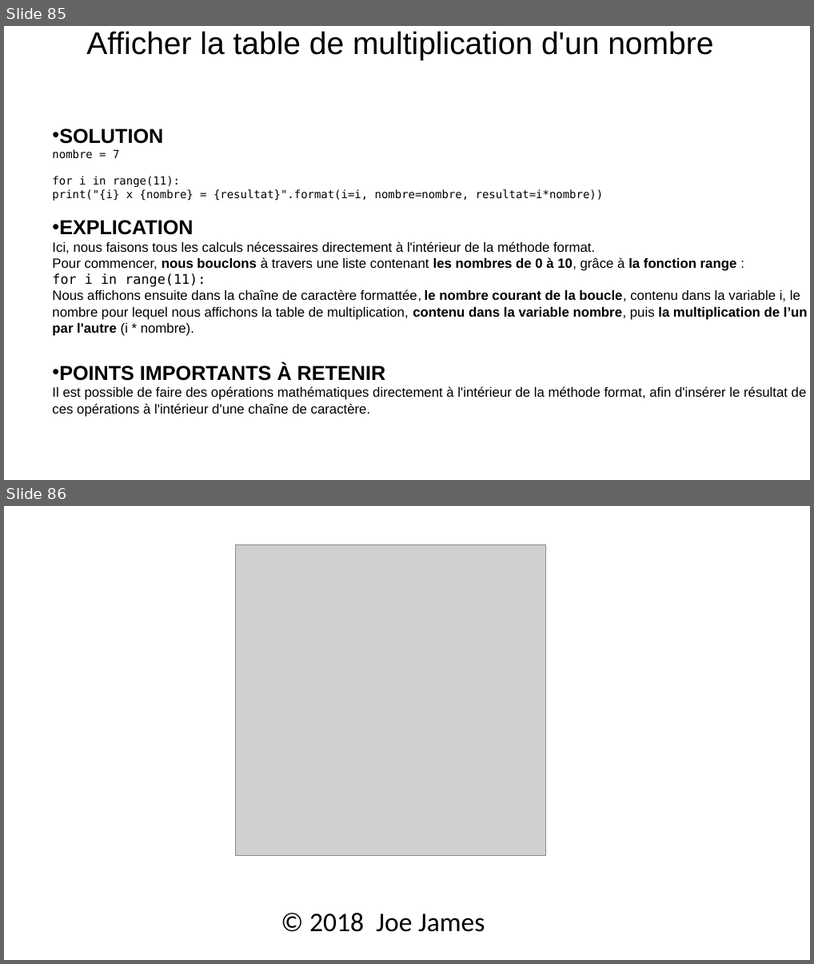
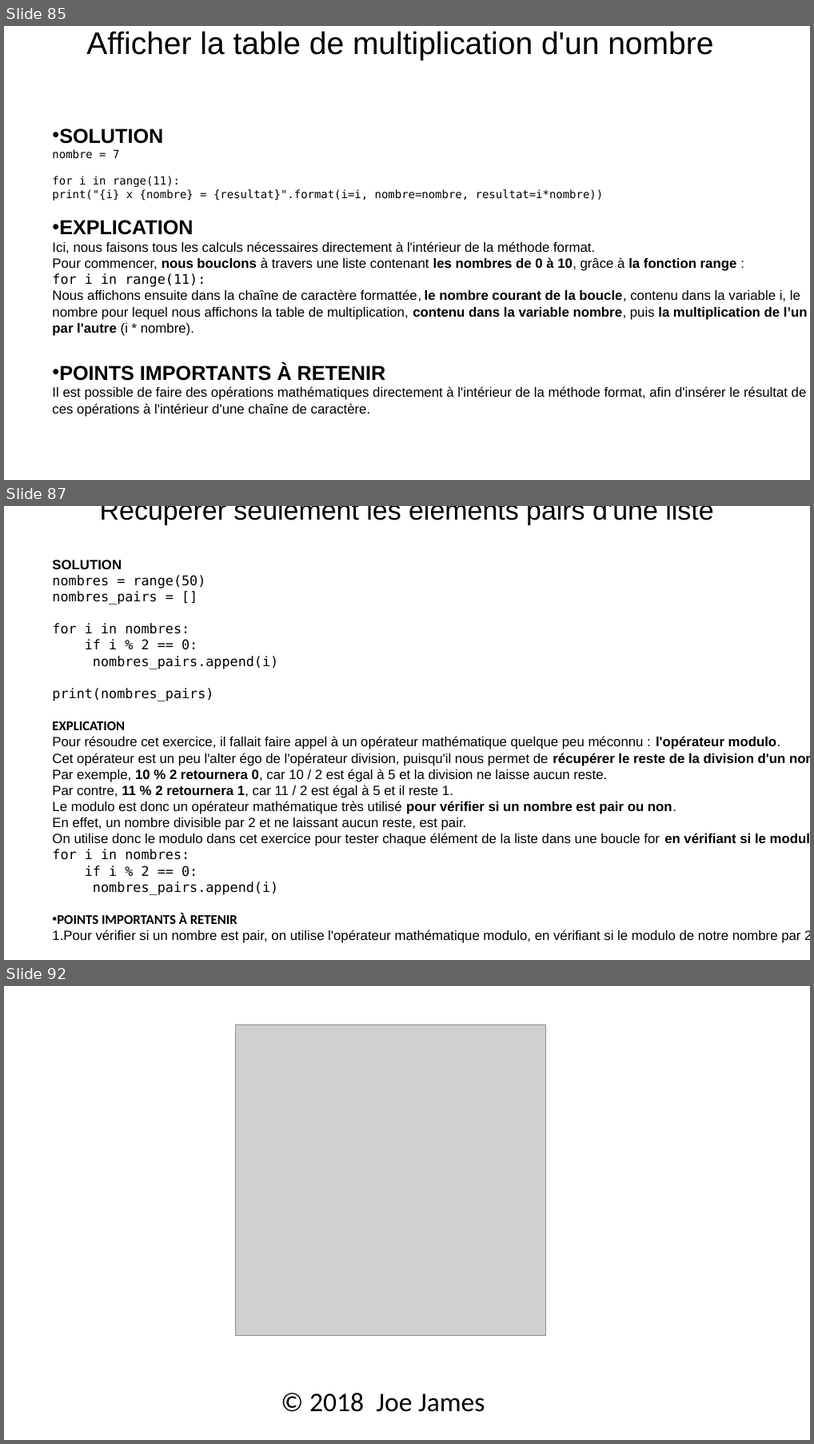
Before and after one commit to julienPalleau/Udemy, a slide deck: PythonParLaPratique 101 exercices/Python in 90 minutes [Enregistrement automatique].pptx. Shown one above the other, each under a label of ours: slides 85 and 86 before the commit, slides 85, 87 and 92 after it; the slides between them are not shown. The pictures are 814x964 and 814x1444 pixels, drawn with LibreOffice and Linux fonts; fonts in the diff are those of the drawing; grey boxes stand for pictures. Boxes give left, top, right and bottom in pixels: in the first picture for what was removed or moved away, otherwise in the second. Text is boxed around its words. In the diff, an @@ line names an element or a change of style, - is before the commit and + after.

Commit message:
exercice 47

```diff
--- a/PythonParLaPratique 101 exercices/Python in 90 minutes [Enregistrement automatique].pptx
+++ b/PythonParLaPratique 101 exercices/Python in 90 minutes [Enregistrement automatique].pptx
@@ slide 87 added at [4, 506, 810, 960], background #FFFFFF @@
@@ title added at [100, 506, 714, 524], 24.3 pt, text #000000 @@
+Récupérer seulement les éléments pairs d'une liste
@@ text added at [52, 560, 810, 943], 12 pt, text #000000 @@
+SOLUTION
+nombres = range(50)
+nombres_pairs = []
+for i in nombres:
+if i % 2 == 0:
+nombres_pairs.append(i)
+print(nombres_pairs)
+EXPLICATION
+Pour résoudre cet exercice, il fallait faire appel à un opérateur mathématique quelque peu méconnu : l'opérateur modulo.
+Cet opérateur est un peu l'alter égo de l'opérateur division, puisqu'il nous permet de récupérer le reste de la division d'un nombre par un autre.
+Par exemple, 10 % 2 retournera 0, car 10 / 2 est égal à 5 et la division ne laisse aucun reste.
+Par contre, 11 % 2 retournera 1, car 11 / 2 est égal à 5 et il reste 1.
+Le modulo est donc un opérateur mathématique très utilisé pour vérifier si un nombre est pair ou non.
+En effet, un nombre divisible par 2 et ne laissant aucun reste, est pair.
+On utilise donc le modulo dans cet exercice pour tester chaque élément de la liste dans une boucle for en vérifiant si le modulo du nombre par 2 est égal ou non à 0 :
+for i in nombres:
+if i % 2 == 0:
+nombres_pairs.append(i)
+• POINTS IMPORTANTS À RETENIR
+1. Pour vérifier si un nombre est pair, on utilise l'opérateur mathématique modulo, en vérifiant si le modulo de notre nombre par 2 est égal ou non à 0.
@@ what was slide 86 is now slide 92 @@
```
Also in this commit, not shown: 5 other slides added.
